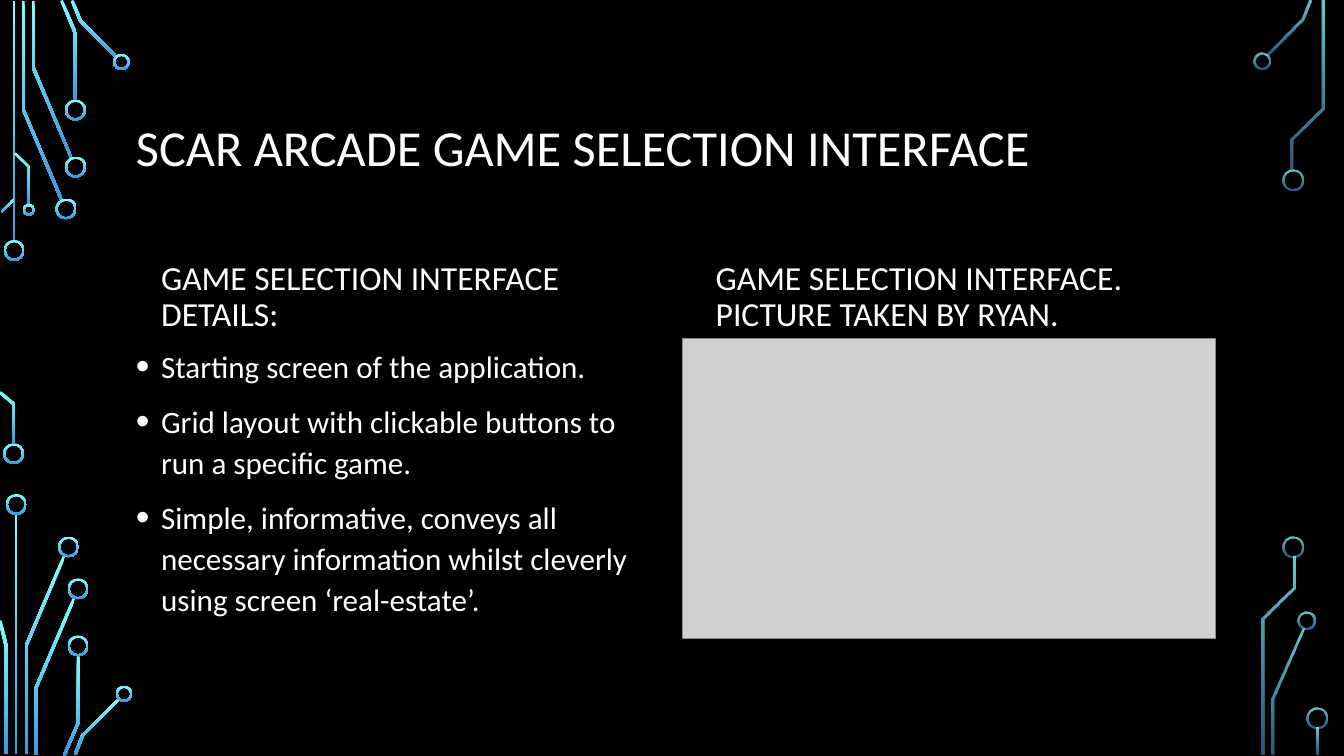
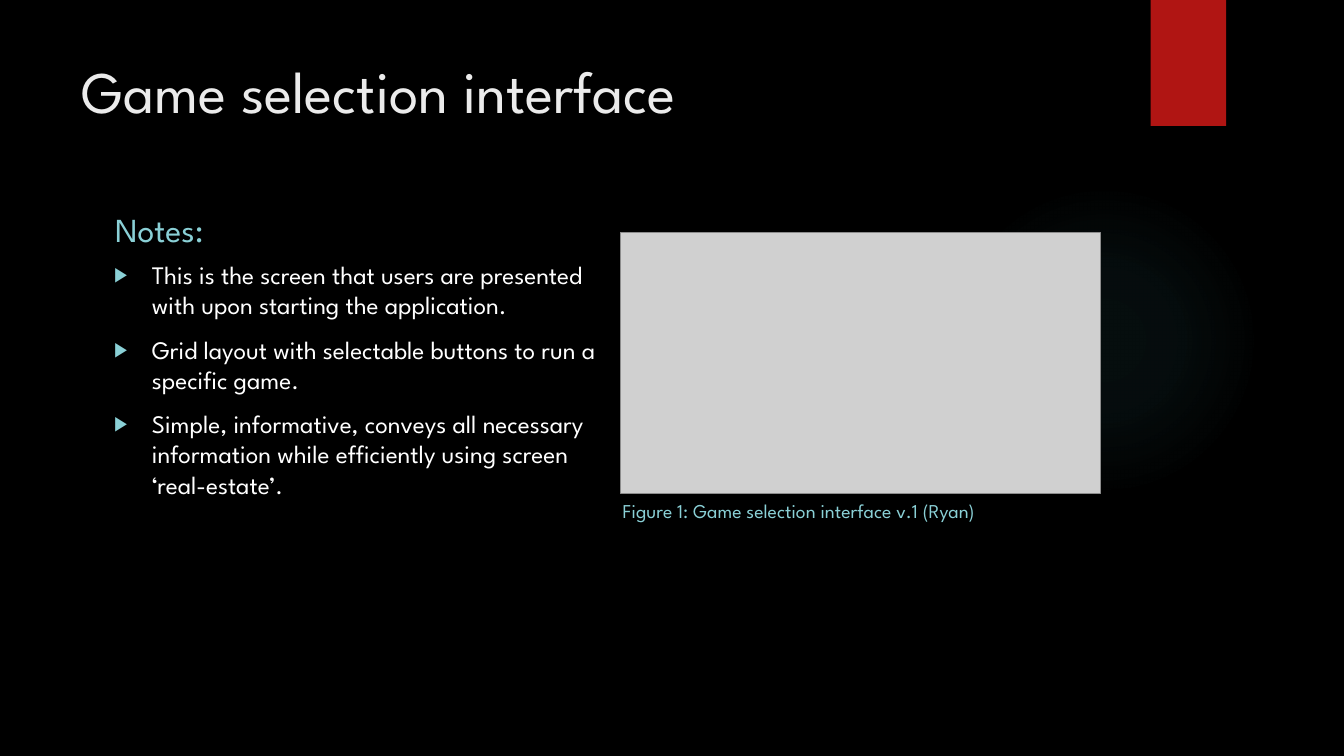
Before and after one commit to IgnitionOrk/SCaR_Arcade, a slide deck: slide 4 of SCaRArcade.pptx. Drawn at 1344x756 pixels with LibreOffice and Linux fonts; fonts in the diff are those of the drawing; grey boxes stand for pictures; background and template pictures are left out. Boxes give left, top, right and bottom in pixels: in the first picture for what was removed or moved away, otherwise in the second. Text is boxed around its words. In the diff, an @@ line names an element or a change of style, - is before the commit and + after.

```diff
--- a/SCaRArcade.pptx
+++ b/SCaRArcade.pptx
@@ rectangle added at [1150,0,1226,126], fill #B01513 @@
@@ title "Game selection interface" at [81,72,676,114]: vertical alignment middle to top @@
@@ title at [81,72,676,114]: text changed; size 36 to 42 pt; font Calibri to League Spartan; text colour #FFFFFF to #EBEBEB @@
-SCAR ARCADE GAME SELECTION INTERFACE
+Game selection interface
@@ ellipse added at [949,185,1259,495], fill gradient #50B9C1 @@
@@ text at [115,220,203,243]: text changed; font Calibri to League Spartan; text colour #FFFFFF to #8AD0D6 @@
-GAME SELECTION INTERFACE DETAILS:
+Notes:
@@ picture: place and size @@
-picture at [683,339,1215,638]
+picture at [620,232,1100,493]
@@ text at [152,266,595,495]: text changed; size 22.2 to 18 pt; font Calibri to League Spartan @@
-• Starting screen of the application.
-• Grid layout with clickable buttons to run a specific game.
-• Simple, informative, conveys all necessary information whilst cleverly using screen ‘real-estate’.
+▶ This is the screen that users are presented with upon starting the application.
+▶ Grid layout with selectable buttons to run a specific game.
+▶ Simple, informative, conveys all necessary information while efficiently using screen ‘real-estate’.
@@ text at [623,504,975,523]: text changed; size 24 to 14 pt; font Calibri to League Spartan; text colour #FFFFFF to #8AD0D6 @@
-GAME SELECTION INTERFACE. PICTURE TAKEN BY RYAN.
+Figure 1: Game selection interface v.1 (Ryan)
@@ group removed at [0,0,1328,756]: 33 freeform shapes, 3 rectangles @@
```
Also in this commit, not shown: 8 other slides changed, 2 slides added, 2 slides removed.
